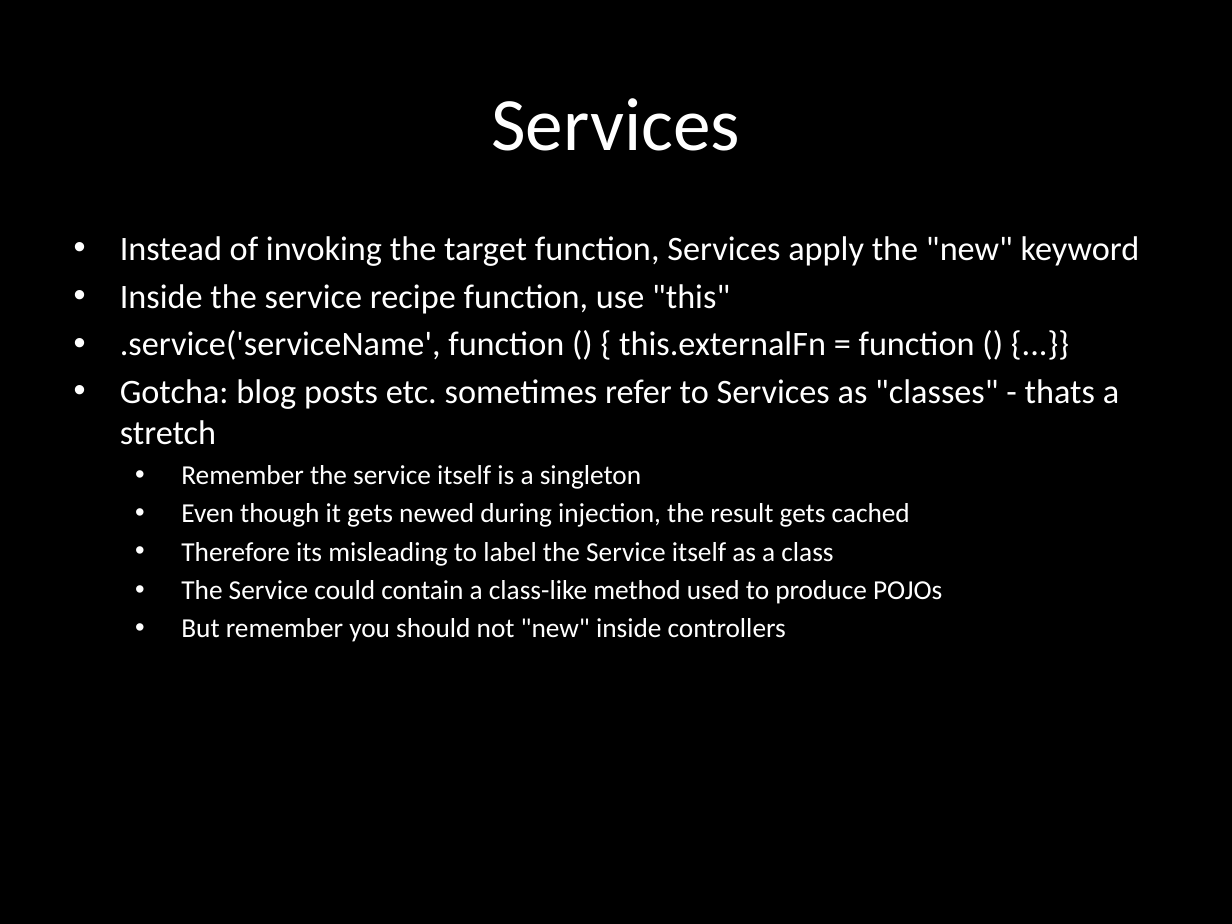
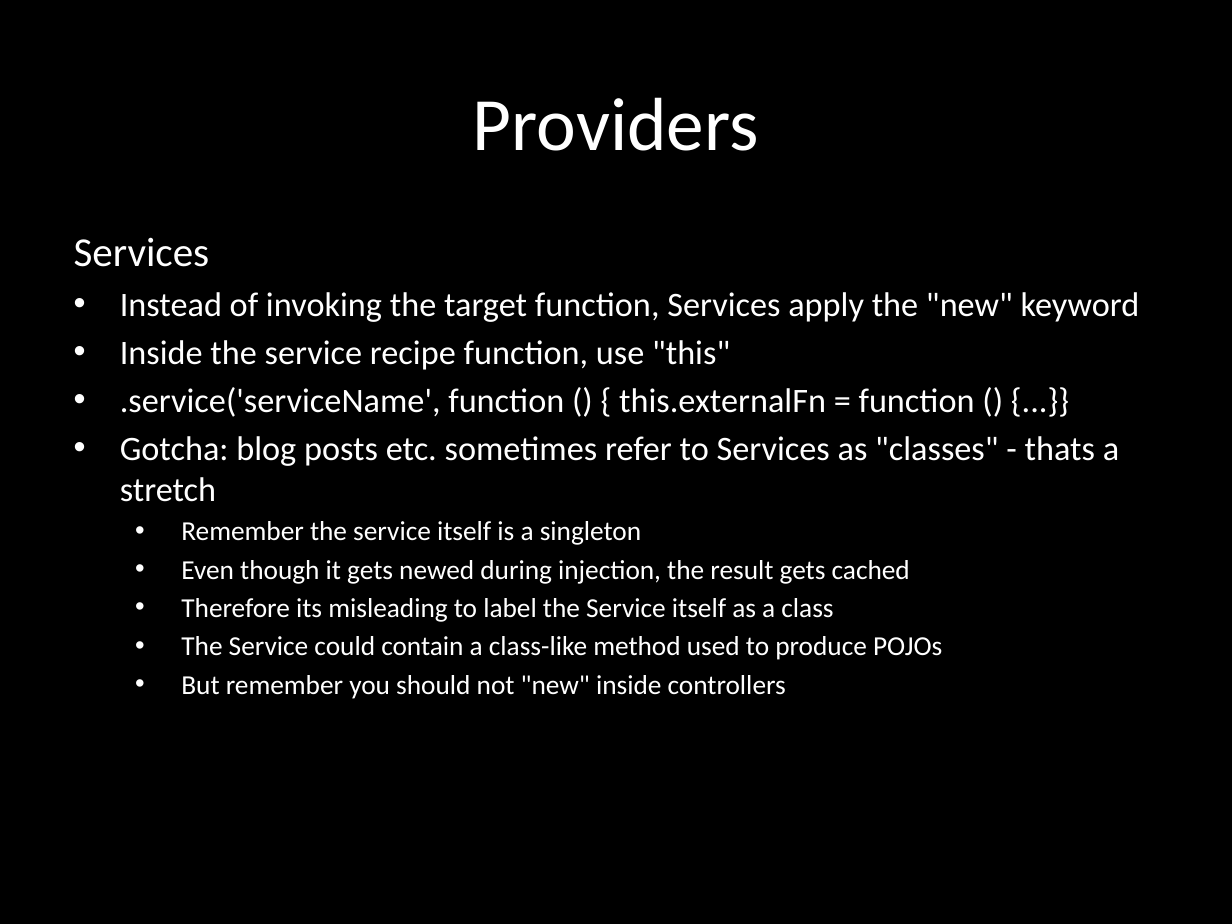
Before and after one commit to eliasjames/training-angular, a slide deck: slide 21 of slides/Angular Slides Day 2.pptx (slide 22 before the commit). Drawn at 1232x924 pixels with LibreOffice and Linux fonts; fonts in the diff are those of the drawing. Boxes give left, top, right and bottom in pixels: in the first picture for what was removed or moved away, otherwise in the second. Text is boxed around its words. In the diff, an @@ line names an element or a change of style, - is before the commit and + after.

```diff
--- a/slides/Angular Slides Day 2.pptx
+++ b/slides/Angular Slides Day 2.pptx
@@ title at <box>473,97,759,151</box>: text changed @@
-Services
+Providers
@@ subtitle at <box>74,237,210,267</box>: paragraph added @@
+Services
```
Also in this commit, not shown: 12 other slides changed, 1 slide removed.
